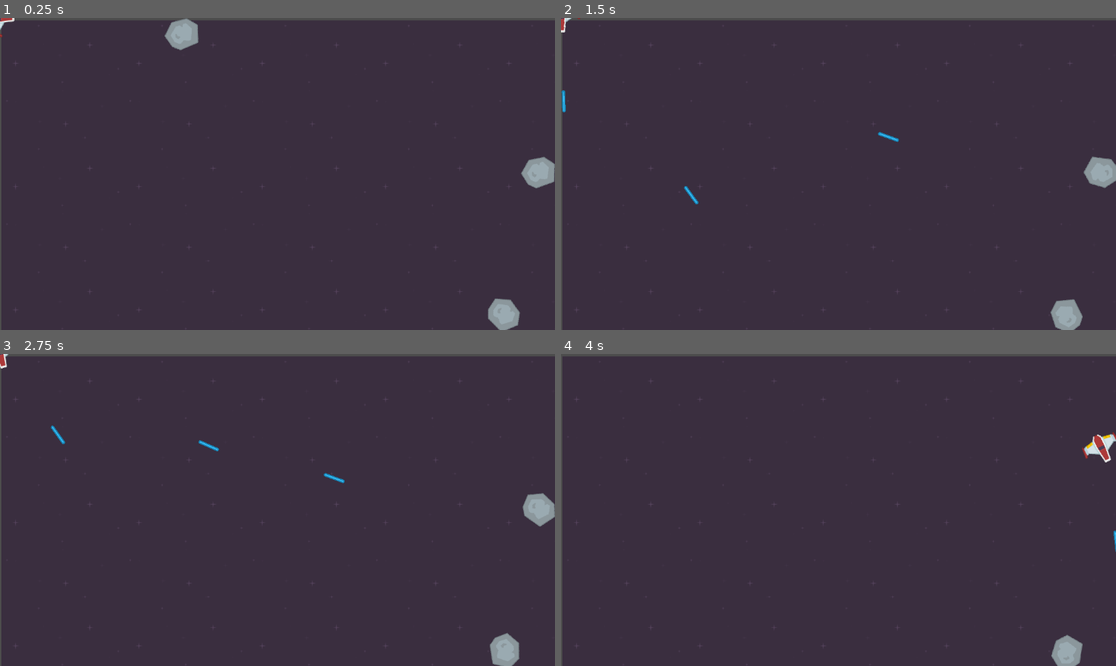
Above: before the commit, frames 1-4 (two rows, left to right).
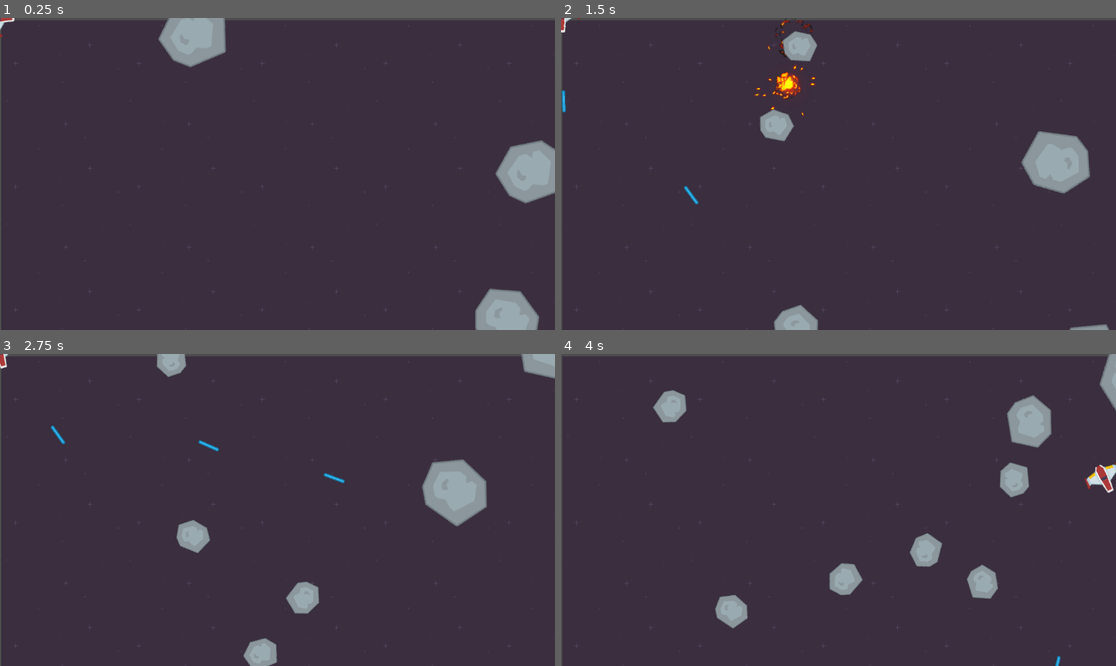
Above: after the commit, the same moments.

Repository: szmisztal/gosteroids
Game: Godot game, scene res://main.tscn
Same seed, same stepped clock (60 frames per second), same inputs: the game is played once before the commit and once after it. This scene is started directly instead of the project's main scene.
Inputs:
- Up to frame 1 (0.25 s): no input
- Up to frame 2 (1.5 s): hold D (rotate right) 0.53-1.28 s; hold Space (shoot) 0.53-1.28 s; hold A (rotate left) from 1.28 s (still down); tap Space (shoot) at 1.35 s
- Up to frame 3 (2.75 s): release A (rotate left) at 2.03 s; hold D (rotate right) from 2.03 s (still down); hold Space (shoot) from 2.03 s (still down)
- Up to frame 4 (4 s): release D (rotate right) at 2.78 s; release Space (shoot) at 2.78 s; hold W (thrust) 2.78-3.53 s; tap Space (shoot) at 2.85 s; hold A (rotate left) from 3.53 s (still down); hold Space (shoot) from 3.53 s (still down)

The runs differ from the first frame. In frame 1, 3.2% of the frame differs, in the area x 28-100%, y 0-100%; in frame 2, 4.6%; in frame 3, 4.8%; in frame 4, 5.2%, in the area x 16-100%, y 0-100%.

Commit message:
add explosion animation to game

Diff:
--- a/main.gd
+++ b/main.gd
@@ -14,8 +14,18 @@
 		$RockPath/RockSpawn.progress = randi()
 		pos = $RockPath/RockSpawn.position
 	if vel == null:
-		vel = Vector2.RIGHT.rotated(randf_range(0, TAU) * randf_range(50, 125))
+		vel = Vector2.RIGHT.rotated(randf_range(0, TAU)) * randf_range(50, 125)
 	var r = rock_scene.instantiate()
 	r.screensize = screensize
 	r.start(pos , vel, size)
 	call_deferred("add_child", r)
+	r.exploded.connect(self._on_rock_exploded)
+
+func _on_rock_exploded(size, radius, pos, vel):
+	if size <= 1:
+		return
+	for offset in [-1, 1]:
+		var dir = $Player.position.direction_to(pos).orthogonal() * offset
+		var newpos = pos + dir * radius
+		var newvel = dir * vel.length() * 1.1
+		spawn_rock(size - 1, newpos, newvel)
--- a/rock/rock.gd
+++ b/rock/rock.gd
@@ -1,9 +1,10 @@
 extends RigidBody2D
 
+signal exploded
 var screensize = Vector2.ZERO
 var size
 var radius
-var scale_factor = 0.2
+var scale_factor = 0.4
 
 func start(_position, _velocity, _size):
 	position = _position
@@ -16,6 +17,7 @@
 	$CollisionShape2D.shape = shape
 	linear_velocity = _velocity
 	angular_velocity = randf_range(-PI, PI)
+	$Explosion.scale = Vector2.ONE * 0.3 * size
 
 func _integrate_forces(physics_state):
 	var new_transform = physics_state.transform
@@ -24,4 +26,12 @@
 	physics_state.transform = new_transform
 
 func explode():
+	$CollisionShape2D.set_deferred("disabled", true)
+	$Sprite2D.hide()
+	$Explosion/AnimationPlayer.play("explosion")
+	$Explosion.show()
+	exploded.emit(size, radius, position, linear_velocity)
+	linear_velocity = Vector2.ZERO
+	angular_velocity = 0
+	await $Explosion/AnimationPlayer.animation_finished
 	queue_free()
--- a/rock/rock.tscn
+++ b/rock/rock.tscn
@@ -1,7 +1,8 @@
-[gd_scene load_steps=5 format=3 uid="uid://cqkva7r36g35b"]
+[gd_scene load_steps=6 format=3 uid="uid://cqkva7r36g35b"]
 
 [ext_resource type="Script" uid="uid://c5bprlj3u17oe" path="res://rock/rock.gd" id="1_5kusr"]
 [ext_resource type="Texture2D" uid="uid://blc4og2rlmlw5" path="res://assets/rock.png" id="1_qslt5"]
+[ext_resource type="PackedScene" uid="uid://cx27rctbwgwqm" path="res://misc/explosion.tscn" id="3_4035w"]
 
 [sub_resource type="PhysicsMaterial" id="PhysicsMaterial_5kusr"]
 bounce = 1.0
@@ -20,3 +21,6 @@
 
 [node name="CollisionShape2D" type="CollisionShape2D" parent="."]
 shape = SubResource("CircleShape2D_4035w")
+
+[node name="Explosion" parent="." instance=ExtResource("3_4035w")]
+visible = false
